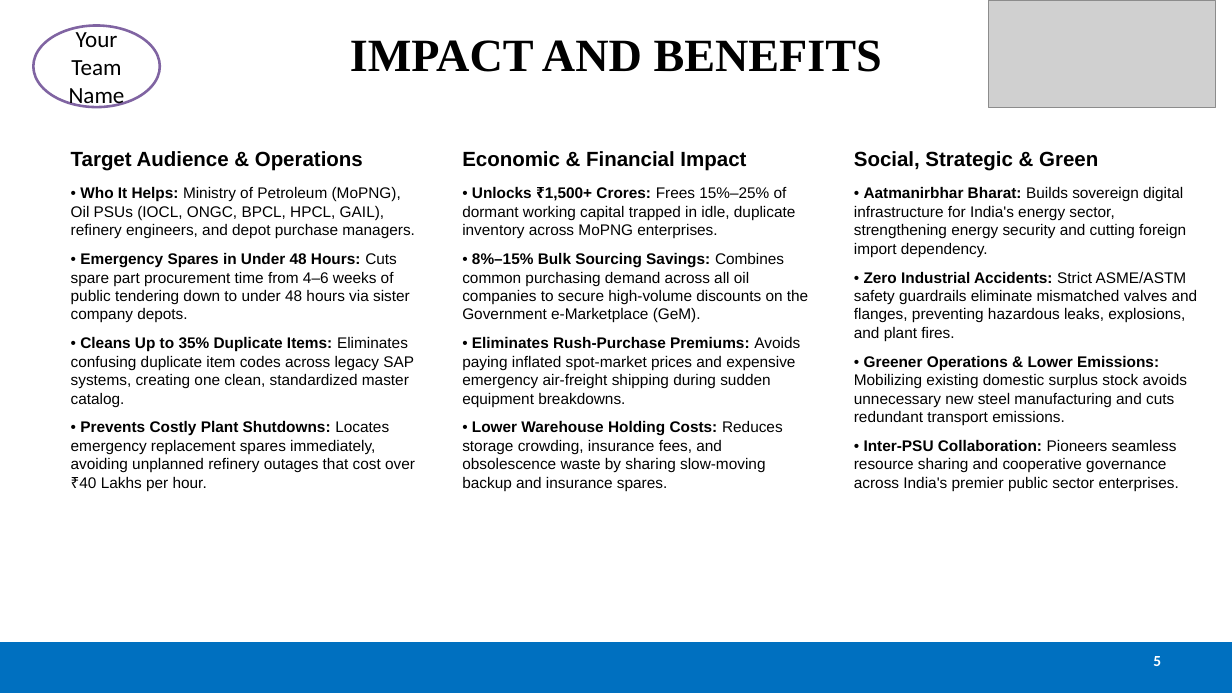
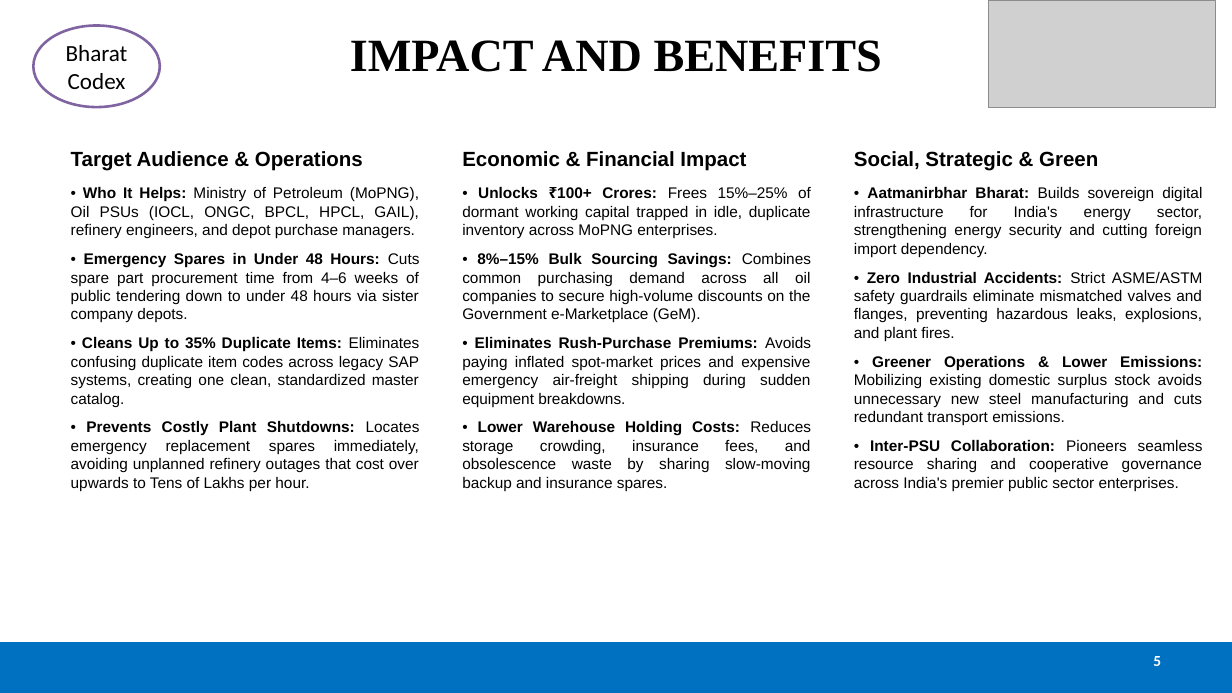
Before and after one commit to Gesicht436/Samanvay-AI, a slide deck: slide 5 of SIH_Presentation.pptx. Drawn at 1232x693 pixels with LibreOffice and Linux fonts; fonts in the diff are those of the drawing; grey boxes stand for pictures. Boxes give left, top, right and bottom in pixels: in the first picture for what was removed or moved away, otherwise in the second. Text is boxed around its words. In the diff, an @@ line names an element or a change of style, - is before the commit and + after.

```diff
--- a/SIH_Presentation.pptx
+++ b/SIH_Presentation.pptx
@@ text in ellipse at [69,28,125,109]: text changed @@
-Your Team Name
+BharatCodex
@@ text "Social, Strategic & Green" at [854,151,1203,491]: alignment left to justified @@
@@ text at [71,187,420,407]: alignment left to justified @@
@@ text at [462,187,811,238]: text changed @@
-• Unlocks ₹1,500+ Crores: Frees 15%–25% of dormant working capital trapped in idle, duplicate inventory across MoPNG enterprises.
+• Unlocks ₹100+ Crores: Frees 15%–25% of dormant working capital trapped in idle, duplicate inventory across MoPNG enterprises.
@@ text at [462,253,811,491]: alignment left to justified @@
@@ text at [71,421,420,491]: text changed @@
-• Prevents Costly Plant Shutdowns: Locates emergency replacement spares immediately, avoiding unplanned refinery outages that cost over ₹40 Lakhs per hour.
+• Prevents Costly Plant Shutdowns: Locates emergency replacement spares immediately, avoiding unplanned refinery outages that cost over upwards to Tens of Lakhs per hour.
```
Also in this commit, not shown: 5 other slides changed, 2 other files.
